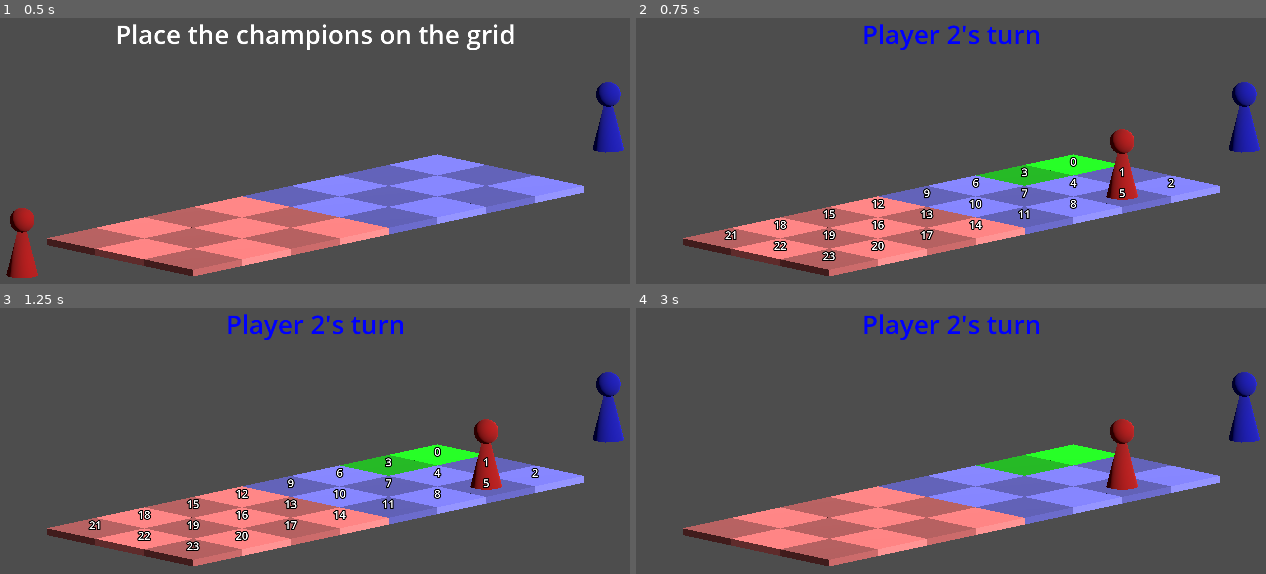
Above: before the commit, frames 1-4 (two rows, left to right).
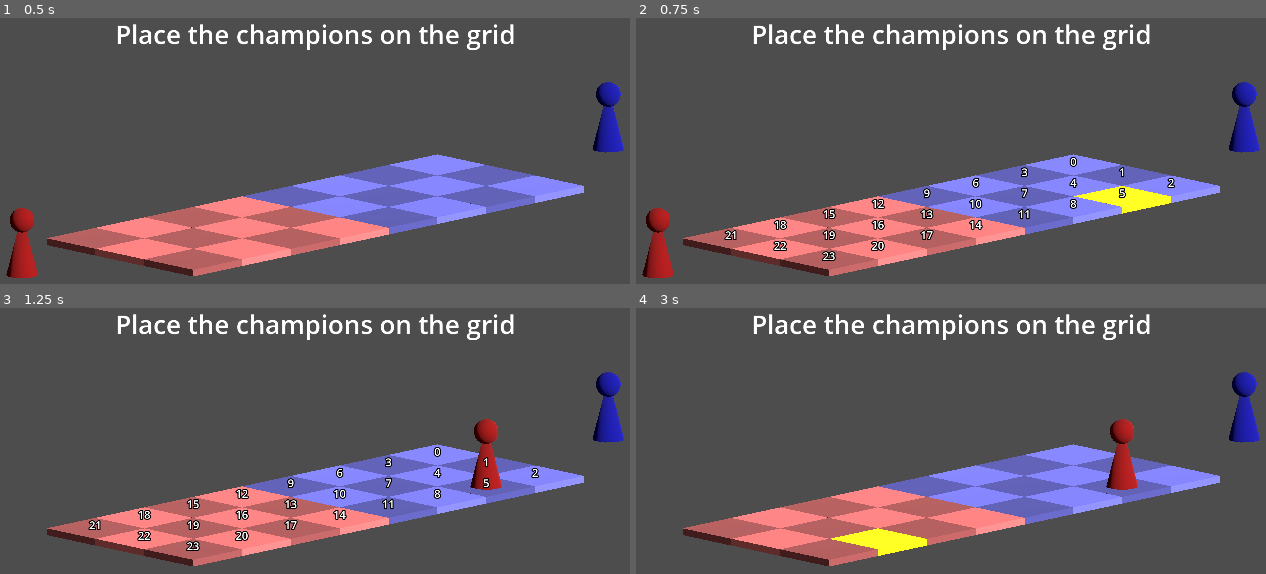
Above: after the commit, the same moments.

Repository: bejado/3d-platformer-tactics
Game: Godot game, scene res://main.tscn
Same seed, same stepped clock (60 frames per second), same inputs: the game is played once before the commit and once after it.
Inputs (mouse positions are in pixels of both pictures, inside the frame that each line leads up to):
- Up to frame 1 (0.5 s): no input
- Up to frame 2 (0.75 s): tap Enter at 0.5 s; move the mouse to (1127, 188) at 0.52 s; hold D from 0.53 s (still down); click (1127, 188) at 0.67 s
- Up to frame 3 (1.25 s): keep holding D
- Up to frame 4 (3 s): release D at 1.25 s; tap Space at 1.25, 2.75 s; drag from (793, 523) to (outside the picture) at 1.27 s; tap Enter at 2 s; move the mouse to (1032, 403) at 2.02 s; hold D 2.03-2.75 s; click (1032, 403) at 2.17 s; drag from (outside the picture) to (711, 433) at 2.77 s

Frame 1 is identical in both runs. In frame 2, 5.5% of the frame differs, in the area x 0-85%, y 2-98%; in frame 3, 3.2%; in frame 4, 4.1%.
Error before the commit: Invalid access to property or key 'moveable_cells' on a base object of type 'Nil'. (res://scripts/main.gd:68)
Error after the commit: Invalid access to property or key 'moveable_cells' on a base object of type 'Nil'. (res://scripts/main.gd:74)

Commit message:
Automatically end turn when no actions remain for player

Diff:
--- a/scripts/Champion.gd
+++ b/scripts/Champion.gd
@@ -4,7 +4,8 @@
 signal champion_dropped(cell_position: int)
 signal champion_clicked
 
-@export var can_be_dragged: bool = true
+@export var can_be_dragged: bool = false
+@export var can_be_clicked: bool = false
 @export var show_hover_style: bool = false:
 	set(hs):
 		show_hover_style = hs
@@ -83,9 +84,11 @@
 			else:
 				# Mouse up
 				if interaction_state == InteractionState.HOVERED:
-					champion_clicked.emit()
+					if can_be_clicked:
+						champion_clicked.emit()
 				elif interaction_state == InteractionState.MAYBE_DRAG:
-					champion_clicked.emit()
+					if can_be_clicked:
+						champion_clicked.emit()
 					interaction_state = InteractionState.HOVERED
 				elif interaction_state == InteractionState.DRAGGING:
 					interaction_state = InteractionState.HOVERED
--- a/scripts/GridSpawner.gd
+++ b/scripts/GridSpawner.gd
@@ -193,7 +193,7 @@
 				label.visible = show_labels
 
 	elif event is InputEventMouseButton:
-		if event.button_index == MOUSE_BUTTON_LEFT and event.pressed:
+		if event.button_index == MOUSE_BUTTON_LEFT and not event.pressed:
 			# If there's a currently hovered cell, emit the click signal
 			if currently_hovered_cell:
 				var cell_index = currently_hovered_cell.get_meta("cell_index")
--- a/scripts/game.gd
+++ b/scripts/game.gd
@@ -60,10 +60,16 @@
 	var did_attack: bool = false
 	var did_move: bool = false
 
+	func to_debug_string() -> String:
+		return "did_attack: %s, did_move: %s" % [did_attack, did_move]
+
 
 class PlayerActions:
 	var can_attack: bool = false
 	var moveable_cells: int = 0
+
+	func has_remaining_actions() -> bool:
+		return can_attack or moveable_cells != 0
 
 	func to_debug_string() -> String:
 		return "can_attack: %s, moveable_cells: %s" % [can_attack, moveable_cells]
@@ -98,6 +104,8 @@
 	"""
 	if current_phase != Phase.COMBAT:
 		return
+	if current_player_id != player_id:
+		return
 	champions_positions[player_id] = cell_position
 	champion_turn_state[player_id].did_move = true
 	return _get_player_actions(player_id)
@@ -108,6 +116,8 @@
 	Attacks the other champion.
 	"""
 	if current_phase != Phase.COMBAT:
+		return
+	if current_player_id != player_id:
 		return
 	champion_turn_state[player_id].did_attack = true
 	return _get_player_actions(player_id)
--- a/scripts/main.gd
+++ b/scripts/main.gd
@@ -33,9 +33,18 @@
 	champions[self.current_player_id].cell_position = _cell_index
 	var actions = Game.move_champion(self.current_player_id, _cell_index)
 	_update_for_player_actions(self.current_player_id, actions)
+	if not actions.has_remaining_actions():
+		Game.end_turn(self.current_player_id)
 
-	# TODO: don't automatically end turn here
-	Game.end_turn(self.current_player_id)
+
+func _on_champion_clicked(champion_id: int) -> void:
+	if champion_id == self.current_player_id:
+		# Ignore clicks on own champion
+		return
+	var actions = Game.attack_champion(self.current_player_id)
+	_update_for_player_actions(self.current_player_id, actions)
+	if not actions.has_remaining_actions():
+		Game.end_turn(self.current_player_id)
 
 
 func _on_champion_dropped(
@@ -45,9 +54,6 @@
 	print("Champion ", champion_id, " dropped in cell: ", cell_position)
 	Game.set_champion_position(champion_id, cell_position)
 
-
-func _on_champion_clicked(champion_id: int) -> void:
-	print("Champion ", champion_id, " clicked")
 
 
 func _on_phase_changed(phase: Game.Phase) -> void:
@@ -69,5 +75,7 @@
 	var other_player_id = 1 - player_id
 	champions[other_player_id].outlined = actions.can_attack
 	champions[other_player_id].show_hover_style = actions.can_attack
+	champions[other_player_id].can_be_clicked = actions.can_attack
 	champions[player_id].outlined = false
 	champions[player_id].show_hover_style = false
+	champions[player_id].can_be_clicked = false
